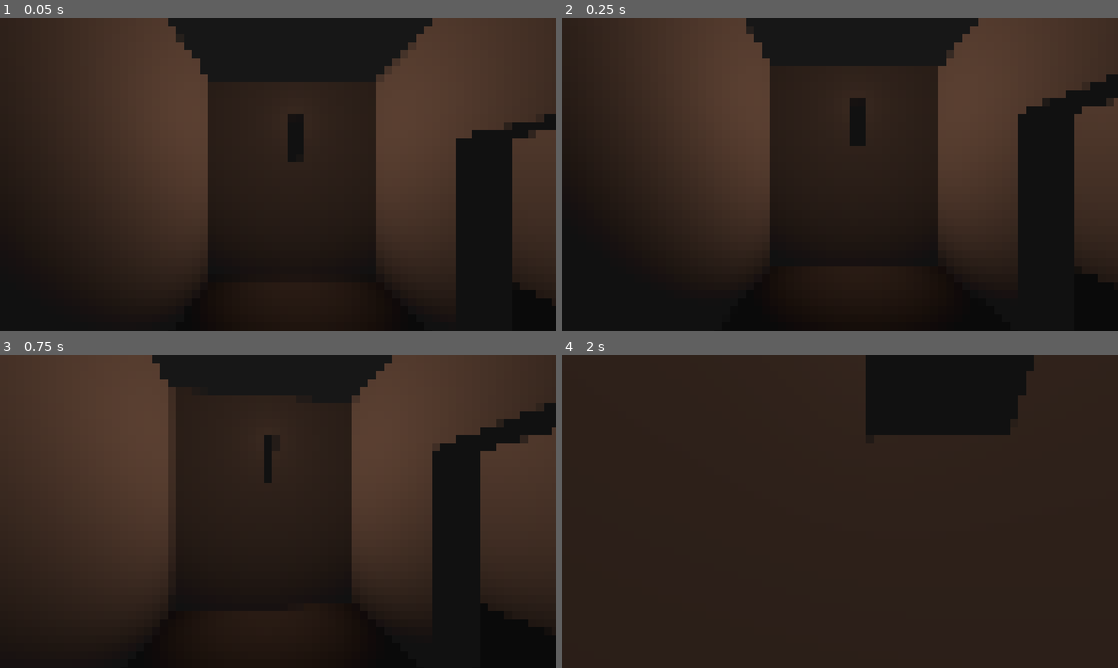
Above: before the commit, frames 1-4 (two rows, left to right).
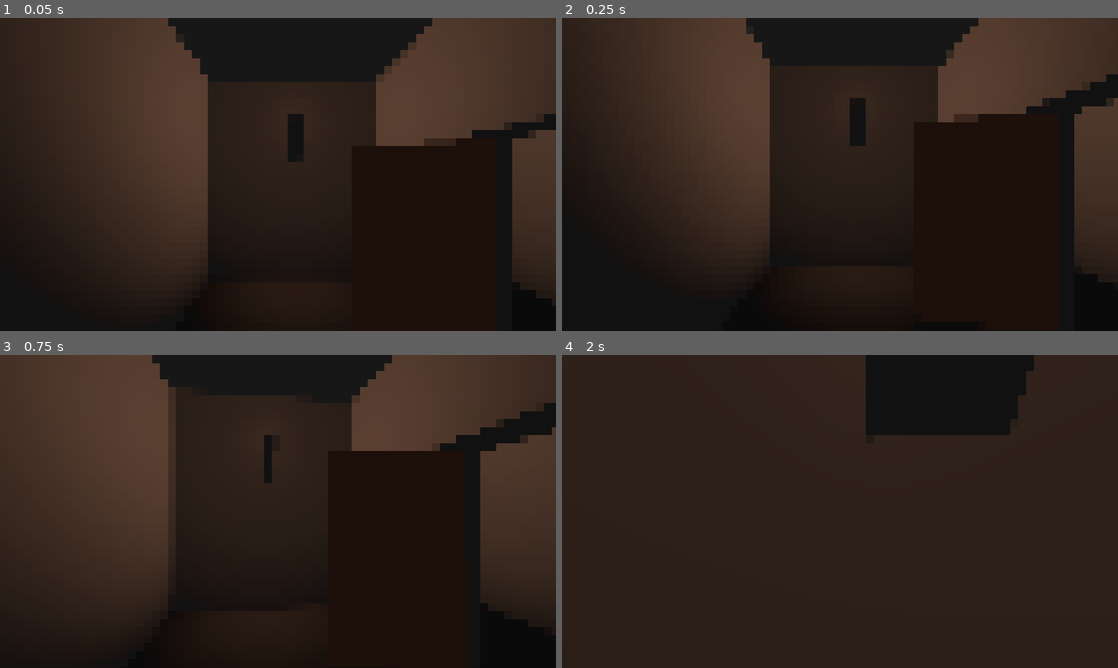
Above: after the commit, the same moments.

Repository: MichaelRRyan/gmtk-2026-countdown
Game: Godot game, scene res://Levels/Main/main_level.tscn
Same seed, same stepped clock (60 frames per second), same inputs: the game is played once before the commit and once after it. This scene is started directly instead of the project's main scene.
Inputs (mouse positions are in pixels of both pictures, inside the frame that each line leads up to):
- Up to frame 1 (0.05 s): no input
- Up to frame 2 (0.25 s): no input
- Up to frame 3 (0.75 s): tap Enter at 0.5 s; move the mouse to (305, 511) at 0.52 s; press the mouse at (305, 511) at 0.53 s; hold W (move_forward) from 0.53 s (still down)
- Up to frame 4 (2 s): keep holding W (move_forward); tap Space (jump) at 0.77, 1.52 s; move the mouse to (812, 511) at 1.27 s; release the mouse at (812, 511) at 1.28 s; click (812, 511) at 1.35 s

The runs differ from the first frame. In frame 1, 5.3% of the frame differs, in the area x 67-82%, y 38-80%; in frame 2, 5.7%; in frame 3, 5.8%, in the area x 63-78%, y 30-72%; in frame 4, nothing differs.

Commit message:
Added more doors to main level

Diff:
--- a/Levels/Main/main_level.tscn
+++ b/Levels/Main/main_level.tscn
@@ -114,10 +114,15 @@
 use_collision = true
 size = Vector3(0.5, 3.25, 3.25)
 
+[node name="CSGBox3D35" type="CSGBox3D" parent="CastleGeo/Walls/ServantsQuarters" unique_id=535687144]
+transform = Transform3D(1, 0, 0, 0, 1, 0, 0, 0, 1, -5.5, 1.375, -7.25)
+use_collision = true
+size = Vector3(0.5, 3.25, 0.25)
+
 [node name="CSGBox3D31" type="CSGBox3D" parent="CastleGeo/Walls/ServantsQuarters" unique_id=654402857]
-transform = Transform3D(1, 0, 0, 0, 1, 0, 0, 0, 1, -2.75, 1.375, -11)
-use_collision = true
-size = Vector3(0.5, 3.25, 4.25)
+transform = Transform3D(1, 0, 0, 0, 1, 0, 0, 0, 1, -2.75, 1.375, -10.75)
+use_collision = true
+size = Vector3(0.5, 3.25, 4.75)
 
 [node name="CSGBox3D28" type="CSGBox3D" parent="CastleGeo/Walls/ServantsQuarters" unique_id=1549094028]
 transform = Transform3D(1, 0, 0, 0, 1, 0, 0, 0, 1, 0.5, 1.375, -12.625)
@@ -145,9 +150,9 @@
 size = Vector3(0.5, 3.25, 2.25)
 
 [node name="CSGBox3D30" type="CSGBox3D" parent="CastleGeo/Walls/ServantsQuarters" unique_id=26715514]
-transform = Transform3D(-4.371139e-08, 0, 1, 0, 1, 0, -1, 0, -4.371139e-08, -1.5, 1.375, -8.625)
-use_collision = true
-size = Vector3(0.5, 3.25, 3.75)
+transform = Transform3D(-4.371139e-08, 0, 1, 0, 1, 0, -1, 0, -4.371139e-08, -1.125, 1.375, -8.625)
+use_collision = true
+size = Vector3(0.5, 3.25, 3)
 
 [node name="CSGBox3D23" type="CSGBox3D" parent="CastleGeo/Walls/ServantsQuarters" unique_id=1681466951]
 transform = Transform3D(-4.371139e-08, 0, 1, 0, 1, 0, -1, 0, -4.371139e-08, -0.25, 1.375, -6.875)
@@ -172,7 +177,7 @@
 size = Vector3(0.3684082, 0.12, 1.3344727)
 
 [node name="CSGBox3D42" type="CSGBox3D" parent="CastleGeo/Walls/ServantsQuarters/DoorTops" unique_id=1850375027]
-transform = Transform3D(-4.371139e-08, 0, 1, 0, 1, 0, -1, 0, -4.371139e-08, -4.125, 2.375, -8.625)
+transform = Transform3D(-4.371139e-08, 0, 1, 0, 1, 0, -1, 0, -4.371139e-08, -4.125, 2.375, -8.875)
 use_collision = true
 size = Vector3(0.5, 1.25, 1.5)
 
@@ -191,10 +196,20 @@
 use_collision = true
 size = Vector3(0.5, 1.25, 1.5)
 
+[node name="CSGBox3D43" type="CSGBox3D" parent="CastleGeo/Walls/ServantsQuarters/DoorTops" unique_id=168122078]
+transform = Transform3D(-1, 0, -8.742278e-08, 0, 1, 0, 8.742278e-08, 0, -1, -5.5, 2.5, -7.75)
+use_collision = true
+size = Vector3(0.5, 1, 1.5)
+
 [node name="CSGBox3D34" type="CSGBox3D" parent="CastleGeo/Walls/ServantsQuarters" unique_id=916211196]
-transform = Transform3D(-4.371139e-08, 0, 1, 0, 1, 0, -1, 0, -4.371139e-08, -5.25, 1.375, -8.625)
-use_collision = true
-size = Vector3(0.5, 3.25, 0.75)
+transform = Transform3D(-4.371139e-08, 0, 1, 0, 1, 0, -1, 0, -4.371139e-08, -5.125, 1.375, -8.875)
+use_collision = true
+size = Vector3(0.5, 3.25, 0.5)
+
+[node name="CSGBox3D36" type="CSGBox3D" parent="CastleGeo/Walls/ServantsQuarters" unique_id=661599475]
+transform = Transform3D(-4.371139e-08, 0, 1, 0, 1, 0, -1, 0, -4.371139e-08, -3.125, 1.375, -8.875)
+use_collision = true
+size = Vector3(0.5, 3.25, 0.5)
 
 [node name="CSGBox3D33" type="CSGBox3D" parent="CastleGeo/Walls/ServantsQuarters" unique_id=465439395]
 transform = Transform3D(1, 0, 0, 0, 1, 0, 0, 0, 1, -5.5, 1.375, -13.25)
@@ -259,14 +274,14 @@
 [node name="DoorTops" type="Node3D" parent="CastleGeo/Walls" unique_id=1783918800]
 
 [node name="CSGBox3D37" type="CSGBox3D" parent="CastleGeo/Walls/DoorTops" unique_id=912175842]
-transform = Transform3D(-1, 0, -8.742278e-08, 0, 1, 0, 8.742278e-08, 0, -1, -2.5, 3.125, 1.125)
-use_collision = true
-size = Vector3(0.5, 0.25, 2.25)
+transform = Transform3D(-1, 0, -8.742278e-08, 0, 1, 0, 8.742278e-08, 0, -1, -2.5, 2.875, 1.125)
+use_collision = true
+size = Vector3(0.5, 0.75, 2.25)
 
 [node name="CSGBox3D38" type="CSGBox3D" parent="CastleGeo/Walls/DoorTops" unique_id=345978900]
-transform = Transform3D(-1, 0, -8.742278e-08, 0, 1, 0, 8.742278e-08, 0, -1, 2.5, 3.125, -0.125)
-use_collision = true
-size = Vector3(0.5, 0.25, 2.25)
+transform = Transform3D(-1, 0, -8.742278e-08, 0, 1, 0, 8.742278e-08, 0, -1, 2.5, 2.875, -0.125)
+use_collision = true
+size = Vector3(0.5, 0.75, 2.25)
 
 [node name="CSGBox3D36" type="CSGBox3D" parent="CastleGeo/Walls/DoorTops" unique_id=22383479]
 transform = Transform3D(-4.371139e-08, 0, 1, 0, 1, 0, -1, 0, -4.371139e-08, 6.625, 3.125, -2.375)
@@ -286,6 +301,11 @@
 text = "Kitchen"
 font_size = 64
 
+[node name="Label3D8" type="Label3D" parent="CastleGeo/Notes" unique_id=1566016857]
+transform = Transform3D(1, 0, 0, 0, -4.371139e-08, 1, 0, -1, -4.371139e-08, 0.123010635, 20, 0.7018564)
+text = "Entryway"
+font_size = 64
+
 [node name="Label3D6" type="Label3D" parent="CastleGeo/Notes" unique_id=1010331178]
 transform = Transform3D(1, 0, 0, 0, -4.371139e-08, 1, 0, -1, -4.371139e-08, 6.949891, 20, 0.36635804)
 text = "Living room"
@@ -346,21 +366,73 @@
 
 [node name="CSGBox3D" type="CSGBox3D" parent="CastleGeo/Doors" unique_id=400386828]
 transform = Transform3D(0.47307584, 0, -0.88102186, 0, 1, 0, 0.88102186, 0, 0.47307584, 3.0415175, 0.875, -9.073209)
+use_collision = true
 size = Vector3(0.12, 1.75, 1.25)
 material = ExtResource("4_xh4ow")
 
 [node name="CSGBox3D2" type="CSGBox3D" parent="CastleGeo/Doors" unique_id=1913519152]
 transform = Transform3D(-0.8502067, 0, 0.5264494, 0, 1, 0, -0.5264494, 0, -0.8502067, -4.3475714, 0.9486265, -6.2219715)
+use_collision = true
 size = Vector3(0.12, 2.08313, 1.25)
+material = ExtResource("4_xh4ow")
+
+[node name="CSGBox3D7" type="CSGBox3D" parent="CastleGeo/Doors" unique_id=1504050526]
+transform = Transform3D(-0.25881904, 0, 0.96592593, 0, 1, 0, -0.96592593, 0, -0.25881904, -3.024127, 1.2017546, 2.3216233)
+use_collision = true
+size = Vector3(0.12, 2.589386, 1.1303711)
+material = ExtResource("4_xh4ow")
+
+[node name="CSGBox3D8" type="CSGBox3D" parent="CastleGeo/Doors" unique_id=2088742001]
+transform = Transform3D(-0.25881904, 0, -0.96592593, 0, 1, 0, 0.96592593, 0, -0.25881904, -3.024127, 1.2056761, -0.049877673)
+use_collision = true
+size = Vector3(0.12, 2.597229, 1.1298828)
+material = ExtResource("4_xh4ow")
+
+[node name="CSGBox3D9" type="CSGBox3D" parent="CastleGeo/Doors" unique_id=1737985844]
+transform = Transform3D(-0.258819, 0, -0.96592593, 0, 1, 0, 0.96592593, 0, -0.258819, 2.975873, 1.2017546, -1.0749536)
+use_collision = true
+size = Vector3(0.12, 2.589386, 1.1303711)
+material = ExtResource("4_xh4ow")
+
+[node name="CSGBox3D10" type="CSGBox3D" parent="CastleGeo/Doors" unique_id=668695580]
+transform = Transform3D(-0.2588192, 0, 0.96592593, 0, 1, 0, -0.96592593, 0, -0.2588192, 2.975873, 1.2056761, 0.8216233)
+use_collision = true
+size = Vector3(0.12, 2.597229, 1.1298828)
+material = ExtResource("4_xh4ow")
+
+[node name="CSGBox3D11" type="CSGBox3D" parent="CastleGeo/Doors" unique_id=157929872]
+transform = Transform3D(-0.9659258, 0, -0.25881907, 0, 1, 0, 0.25881907, 0, -0.9659258, 4.741005, 1.4604139, -3.210496)
+use_collision = true
+size = Vector3(0.12, 3.1067047, 1.8238525)
+material = ExtResource("4_xh4ow")
+
+[node name="CSGBox3D12" type="CSGBox3D" parent="CastleGeo/Doors" unique_id=269066940]
+transform = Transform3D(0.96592593, 0, -0.25881904, 0, 1, 0, 0.25881904, 0, 0.96592593, 8.566921, 1.4499846, -3.1537347)
+use_collision = true
+size = Vector3(0.12, 3.085846, 1.7304688)
 material = ExtResource("4_xh4ow")
 
 [node name="CSGBox3D3" type="CSGBox3D" parent="CastleGeo/Doors" unique_id=76573061]
 transform = Transform3D(0.98775715, 0, -0.15599954, 0, 1, 0, 0.15599954, 0, 0.98775715, -3.3675556, 0.75490856, -9.342742)
+use_collision = true
 size = Vector3(0.12, 1.9143219, 1.5)
 material = ExtResource("4_xh4ow")
 
 [node name="CSGBox3D4" type="CSGBox3D" parent="CastleGeo/Doors" unique_id=204831662]
 transform = Transform3D(-0.19272804, 0, -0.9812523, 0, 1, 0, 0.9812523, 0, -0.19272804, -6.151621, 0.75490856, -12.908037)
+use_collision = true
+size = Vector3(0.12, 1.9143219, 1.184082)
+material = ExtResource("4_xh4ow")
+
+[node name="CSGBox3D6" type="CSGBox3D" parent="CastleGeo/Doors" unique_id=1665686617]
+transform = Transform3D(-0.19272804, 0, -0.9812523, 0, 1, 0, 0.9812523, 0, -0.19272804, -6.0613055, 0.880332, -8.390298)
+use_collision = true
+size = Vector3(0.12, 2.1651688, 1)
+material = ExtResource("4_xh4ow")
+
+[node name="CSGBox3D5" type="CSGBox3D" parent="CastleGeo/Doors" unique_id=1534739384]
+transform = Transform3D(-0.19272804, 0, -0.9812523, 0, 1, 0, 0.9812523, 0, -0.19272804, -0.063718796, 0.75490856, -11.712334)
+use_collision = true
 size = Vector3(0.12, 1.9143219, 1.184082)
 material = ExtResource("4_xh4ow")
 
@@ -409,7 +481,7 @@
 transform = Transform3D(-1.6292068e-07, 0, -1, 0, 1, 0, 1, 0, -1.6292068e-07, -3.2469606, 2.3707786, -12.0386305)
 
 [node name="TorchLight6" parent="Lighting" unique_id=1539672842 instance=ExtResource("5_efy7f")]
-transform = Transform3D(1, 0, -1.1920929e-07, 0, 1, 0, 1.1920929e-07, 0, 1, -4.2469606, 2.3707786, -10.5386305)
+transform = Transform3D(1, 0, -1.1920929e-07, 0, 1, 0, 1.1920929e-07, 0, 1, -4.1153297, 1.9808261, -10.5386305)
 
 [node name="TorchLight4" parent="Lighting" unique_id=172986589 instance=ExtResource("5_efy7f")]
 transform = Transform3D(1, 0, -1.1920929e-07, 0, 1, 0, 1.1920929e-07, 0, 1, -1.1173844, 2.3707786, -12.928157)
